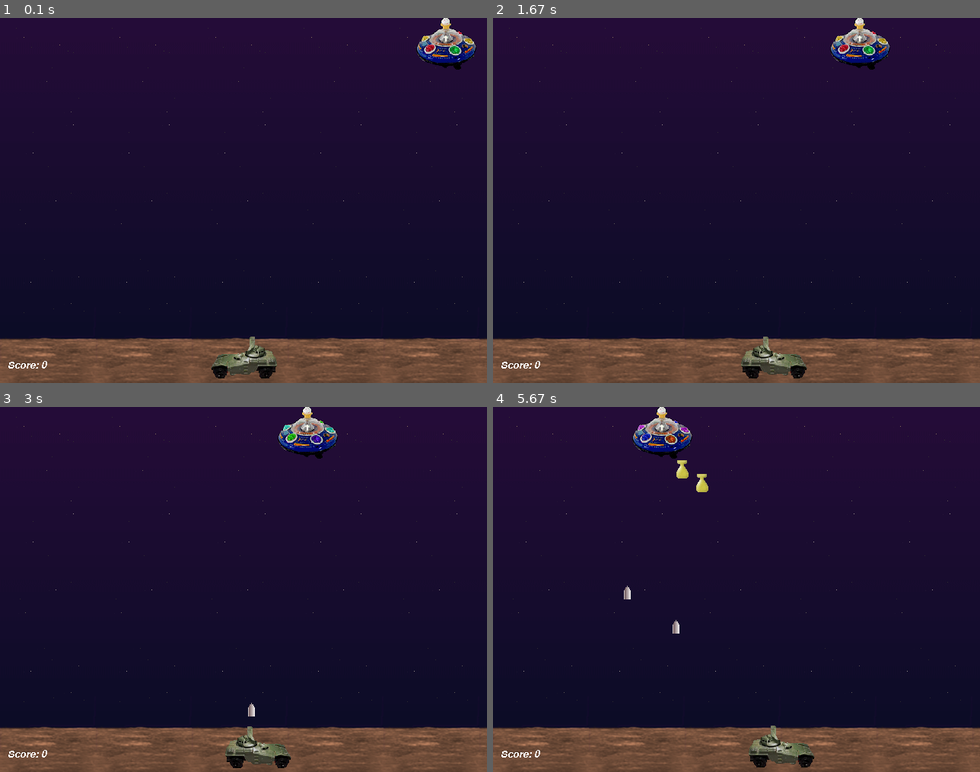
Above: before the commit, frames 1-4 (two rows, left to right).
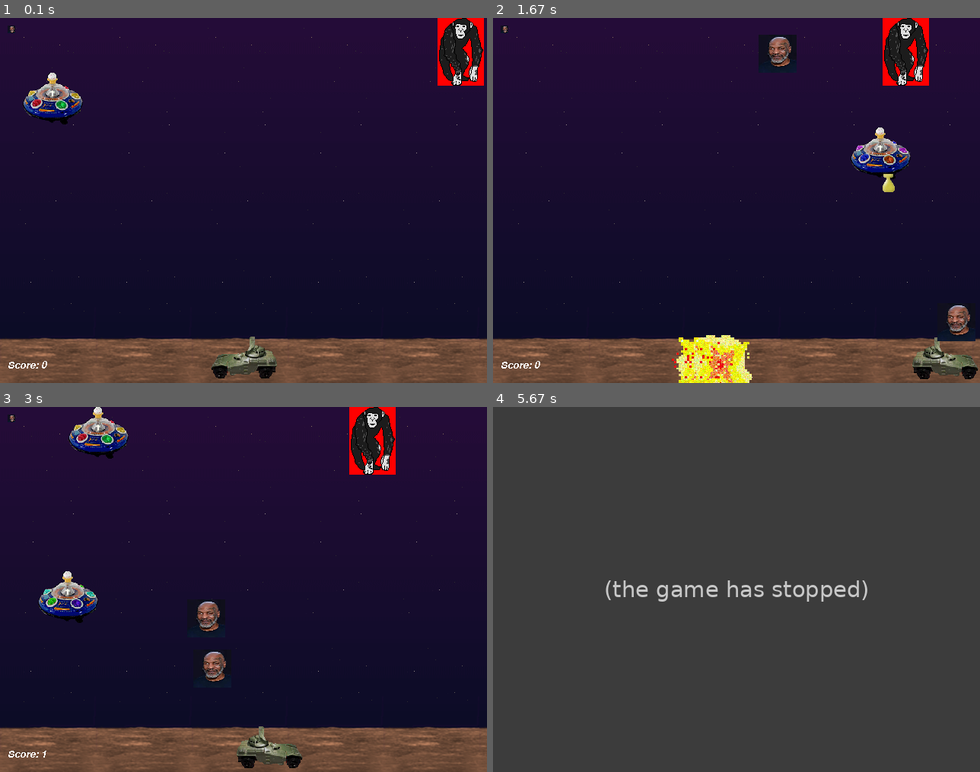
Above: after the commit, the same moments.

Repository: ake-bjerregaard/Python1
Game: pygame game, started from pygameexempel/aliens.py
Two runs of this game, one before a commit and one after it. Both use one fixed random seed, a clock stepped at 60 frames per second and the inputs below.
Inputs:
- Up to frame 1 (0.1 s): no input
- Up to frame 2 (1.67 s): tap Space at 0.33, 0.73, 1.03, 1.23, 1.53 s; hold Right 0.67-1.13 s; tap F at 0.82 s; hold Right 1.17-1.63 s
- Up to frame 3 (3 s): hold Left 1.67-2.2 s; tap Space at 1.73, 2.03, 2.3, 2.6, 2.73 s; hold Left 2.23-2.63 s; tap F at 2.38 s; hold Right from 2.67 s (still down)
- Up to frame 4 (5.67 s): tap Space at 3.03, 3.4, 3.7, 3.9, 4.2, 4.4, 4.7 s; release Right at 3.3 s; hold Left 3.33-3.8 s; hold Right 3.83-4.3 s; tap F at 3.98 s; hold Right 4.33-4.8 s

The runs differ from the first frame. In frame 1, 3.0% of the frame differs, in the area x 1-100%, y 0-30%; in frame 2, 8.0%; in frame 3, 6.5%; in frame 4, 100%, in the area x 0-100%, y 0-100%.
After the commit the program exited at 5.55 s; later frames show no game.

Commit message:
Lektion4 aliens mall

Diff:
--- /dev/null
+++ b/Lektion4-Labbar/labb12statiskaklassvariabler.py
@@ -0,0 +1,17 @@
+class StatisktExempel:
+    variabel = "Hej"
+
+    def __init__(self, argument1):
+        self.en_annan_variabel = argument1
+
+
+print(StatisktExempel.variabel)
+
+enInstans = StatisktExempel("instans variabel")
+enInstans.variabel = "då"
+
+print(StatisktExempel.variabel)
+print(enInstans.variabel)
+
+
+print(enInstans.en_annan_variabel)
--- a/pygameexempel/aliens.py
+++ b/pygameexempel/aliens.py
@@ -107,11 +107,23 @@
         pos = self.facing * self.gun_offset + self.rect.centerx
         return pos, self.rect.top
 
+class OtherEnemies(pg.sprite.Sprite):
+    images = []
+
+    def __init__(self):
+        pg.sprite.Sprite.__init__(self, self.containers)
+        self.image = self.images[0]
+        self.image = pg.transform.scale(self.image, (10, 10))
+        self.rect = pg.Rect(10, 10, 10, 10)
+        # self.rect = pg.Rect.inflate(self.rect, 2, 2)
+
+    # def update()
+
 
 class Alien(pg.sprite.Sprite):
     """An alien space ship. That slowly moves down the screen."""
 
-    speed = 13
+    speed = 1
     animcycle = 12
     images = []
 
@@ -133,6 +145,12 @@
         self.frame = self.frame + 1
         self.image = self.images[self.frame // self.animcycle % 3]
 
+class AlienOtherDirection(Alien):
+
+    speed = -10
+    def __init__(self):
+        super().__init__()
+        self.facing = AlienOtherDirection.speed
 
 class Explosion(pg.sprite.Sprite):
     """An explosion. Hopefully the Alien and not the player!"""
@@ -170,14 +188,17 @@
     def __init__(self, pos):
         pg.sprite.Sprite.__init__(self, self.containers)
         self.image = self.images[0]
-        self.rect = self.image.get_rect(midbottom=pos)
+        # self.rect = self.image.get_rect(midbottom=pos)
+        self.image = self.images[0]
+        self.image = pg.transform.scale(self.image, (50, 50))
+        self.rect = pg.Rect(pos[0], pos[1], 50, 50)
 
     def update(self):
         """called every time around the game loop.
 
         Every tick we move the shot upwards.
         """
-        self.rect.move_ip(self.speed, self.speed)
+        self.rect.move_ip(0, self.speed)
         if self.rect.top <= 0:
             self.kill()
 
@@ -249,14 +270,16 @@
     Player.images = [img, pg.transform.flip(img, 1, 0)]
     img = load_image("explosion1.gif")
     Explosion.images = [img, pg.transform.flip(img, 1, 1)]
-    Alien.images = [load_image(im) for im in ("alien1.gif", "alien2.gif", "alien3.gif")]
+    Alien.images = [load_image(im) for im in ("chimp.png", "chimp.png", "chimp.png")]
+    AlienOtherDirection.images = [load_image(im) for im in ("alien1.gif", "alien2.gif", "alien3.gif")]
+    OtherEnemies.images = [load_image(im) for im in ("nedladdning.jfif", "chimp.png", "chimp.png")]
     Bomb.images = [load_image("bomb.gif")]
-    Shot.images = [load_image("shot.gif")]
+    Shot.images = [load_image("nedladdning.jfif")]
 
     # decorate the game window
     icon = pg.transform.scale(Alien.images[0], (32, 32))
     pg.display.set_icon(icon)
-    pg.display.set_caption("Pygame Aliens")
+    pg.display.set_caption("Pygame Tysenator")
     pg.mouse.set_visible(0)
 
     # create the background, tile the bgd image
@@ -285,6 +308,7 @@
     # assign default groups to each sprite class
     Player.containers = all
     Alien.containers = aliens, all, lastalien
+    OtherEnemies.containers = aliens, all
     Shot.containers = shots, all
     Bomb.containers = bombs, all
     Explosion.containers = all
@@ -299,6 +323,8 @@
     global SCORE
     player = Player()
     Alien()  # note, this 'lives' because it goes into a sprite group
+    AlienOtherDirection()
+    OtherEnemies()
     if pg.font:
         all.add(Score())
 
@@ -352,7 +378,10 @@
         if alienreload:
             alienreload = alienreload - 1
         elif not int(random.random() * ALIEN_ODDS):
-            Alien()
+            if(random.randint(0, 1) == 0):
+                Alien()
+            else:
+                AlienOtherDirection()
             alienreload = ALIEN_RELOAD
 
         # Drop bombs
@@ -388,7 +417,7 @@
         pg.display.update(dirty)
 
         # cap the framerate at 40fps. Also called 40HZ or 40 times per second.
-        clock.tick(5)
+        clock.tick(40)
 
     if pg.mixer:
         pg.mixer.music.fadeout(1000)
Binary file added: pygameexempel/data/nedladdning.jfif
